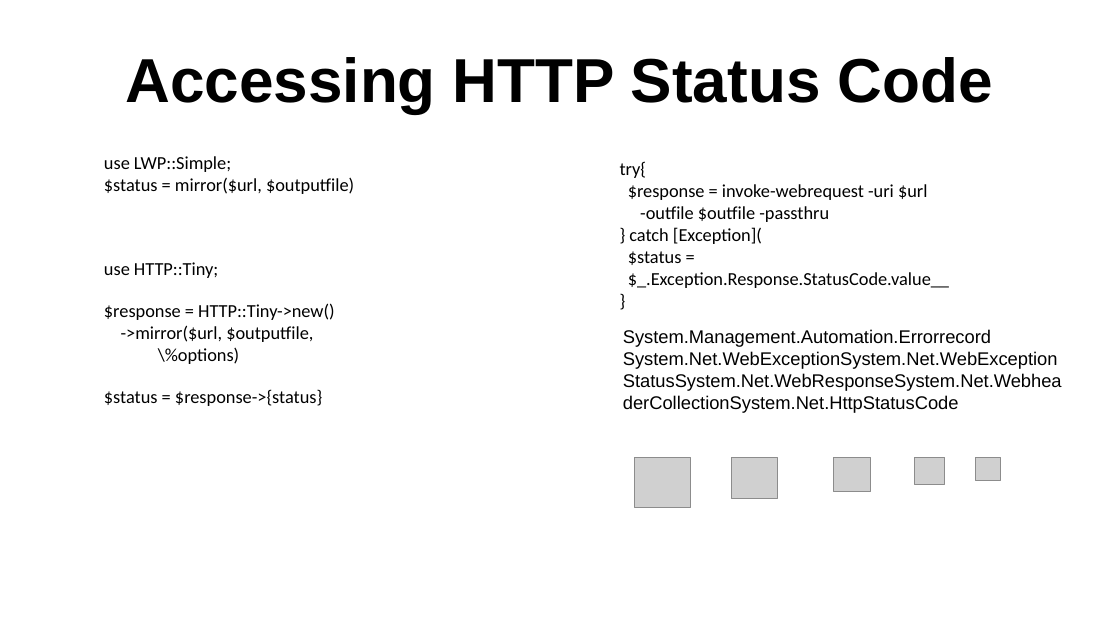
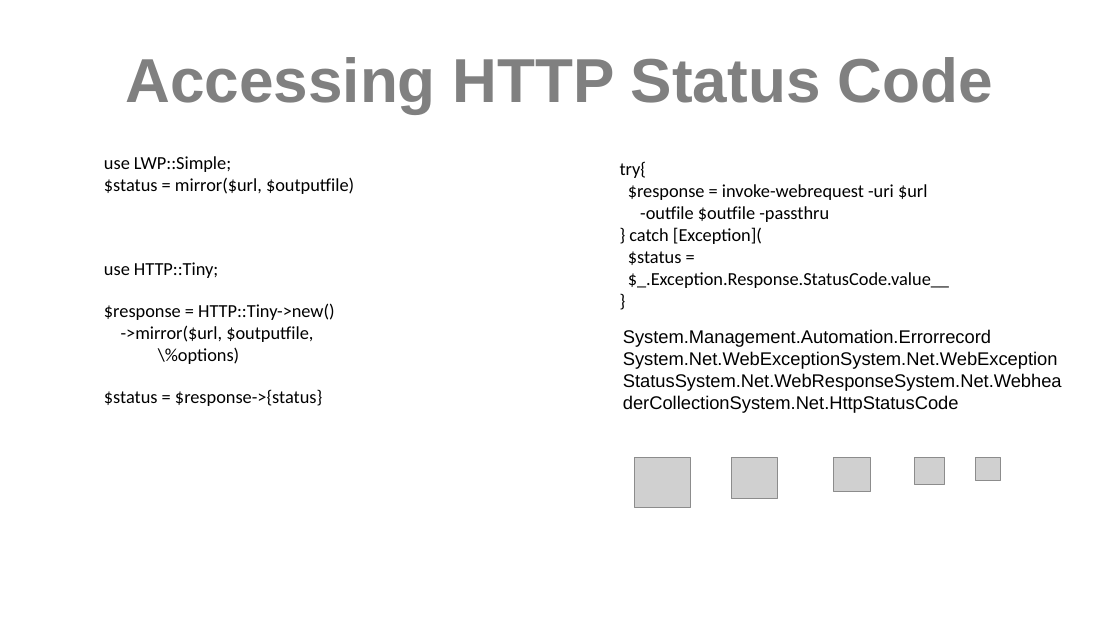
Before and after one commit to sergueik/springboot_study, a slide deck: slide 3 of basic-config/config.odp. Drawn at 1120x630 pixels with LibreOffice and Linux fonts; fonts in the diff are those of the drawing; grey boxes stand for pictures. Boxes give left, top, right and bottom in pixels: in the first picture for what was removed or moved away, otherwise in the second. Text is boxed around its words. In the diff, an @@ line names an element or a change of style, - is before the commit and + after.

```diff
--- a/basic-config/config.odp
+++ b/basic-config/config.odp
@@ title "Accessing HTTP Status Code" at (x1=125, y1=57, x2=993, y2=113): text colour #000000 to #808080 @@
```
Also in this commit, not shown: 3 other slides changed, 1 slide added, 6 other files.
